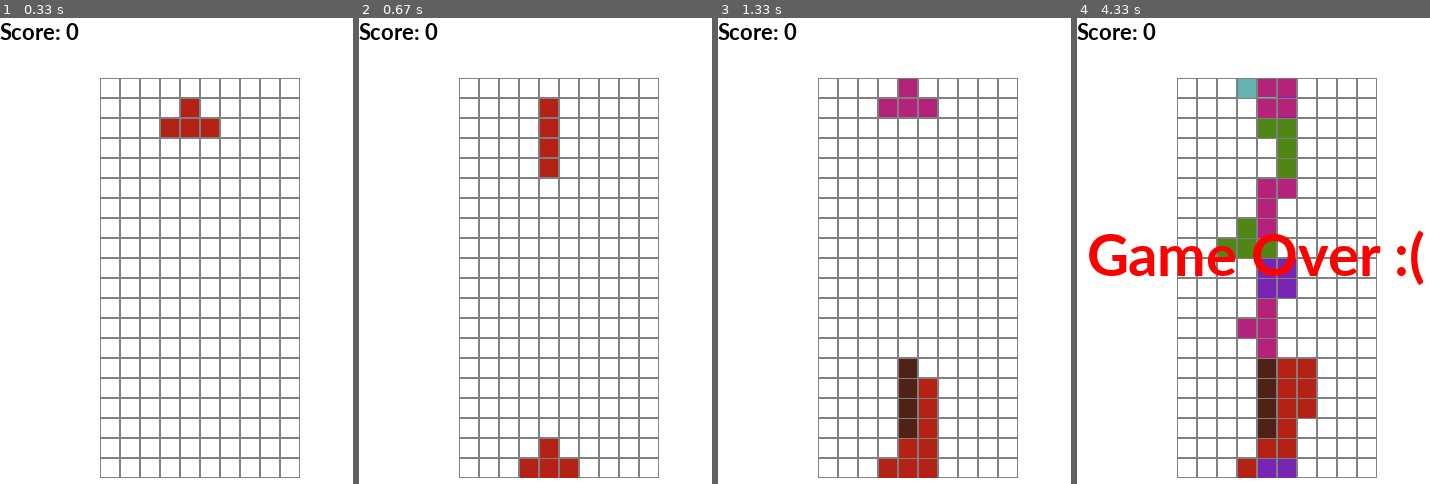
Above: before the commit, frames 1-4 (left to right).
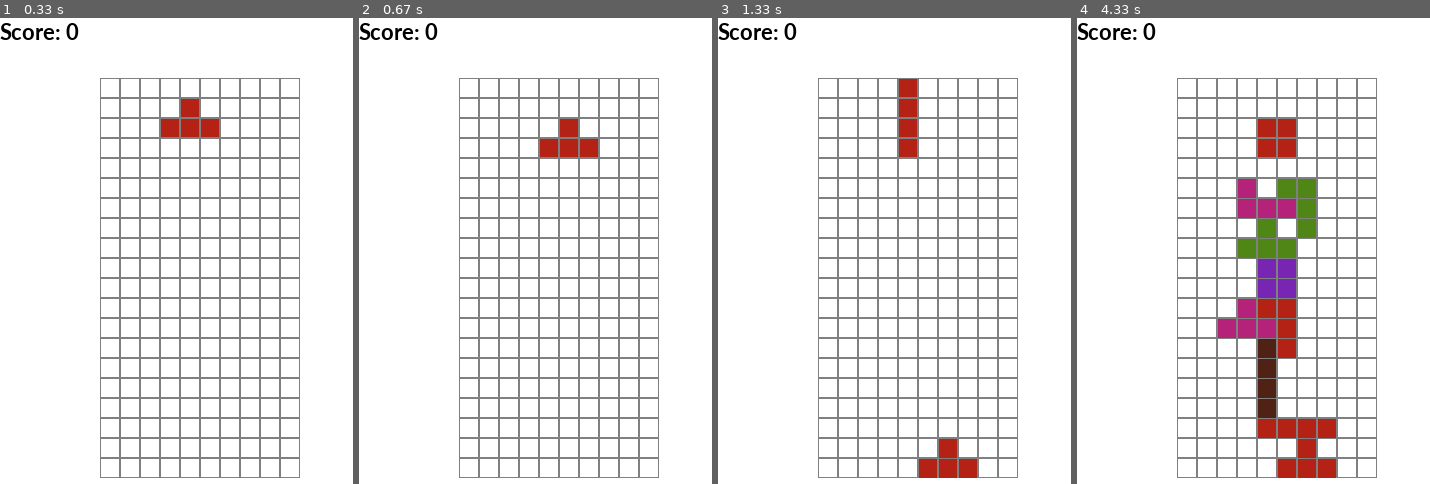
Above: after the commit, the same moments.

Repository: bertrandvidal/tetris-ai
Game: pygame game, started from tetris_ai/game.py
Two runs of this game, one before a commit and one after it. Both use one fixed random seed, a clock stepped at 60 frames per second and the inputs below.
Inputs:
- Up to frame 1 (0.33 s): no input
- Up to frame 2 (0.67 s): hold Space from 0.33 s (still down); hold Right from 0.33 s (still down)
- Up to frame 3 (1.33 s): release Space at 0.8 s; release Right at 0.8 s; hold Right 0.83-1.3 s; tap Space at 0.9, 1.2 s
- Up to frame 4 (4.33 s): hold Up 1.33-1.63 s; tap Space at 1.4, 1.73, 2.03, 2.23, 2.53, 2.8, 3.13, 3.57, 3.97, 4.27 s; hold Right 1.67-2.13 s; hold Left 2.17-2.7 s; hold Down 2.73-3.03 s; hold Left 3.07-3.47 s; hold Up 3.5-3.87 s; hold Right from 3.9 s (still down)

Frame 1 is identical in both runs. In frame 2, 2.0% of the frame differs, in the area x 45-68%, y 17-99%; in frame 3, 4.1%; in frame 4, 13%, in the area x 3-99%, y 13-99%.

Commit message:
Move the "auto scroll down" to the action decider
It's not perfect because it seems to be swallowing some inputs in some
case. Will make the decider return a list of actions rather

Diff:
--- a/tetris_ai/game.py
+++ b/tetris_ai/game.py
@@ -258,21 +258,26 @@
     def __init__(self):
         super().__init__([action for action in Actions])
 
-    def get_action(self, game):
+    def get_action(self, counter, game):
+        action = None
         for event in pygame.event.get():
             if event.type == pygame.KEYDOWN:
                 if event.key == pygame.K_UP:
-                    return Actions.ROTATE
+                    action = Actions.ROTATE
                 if event.key == pygame.K_DOWN:
-                    return Actions.DOWN
+                    action = Actions.DOWN
                 if event.key == pygame.K_LEFT:
-                    return Actions.LEFT
+                    action = Actions.LEFT
                 if event.key == pygame.K_RIGHT:
-                    return Actions.RIGHT
+                    action = Actions.RIGHT
                 if event.key == pygame.K_SPACE:
-                    return Actions.SPACE
+                    action = Actions.SPACE
                 if event.key == pygame.QUIT:
-                    return Actions.QUIT
+                    action = Actions.QUIT
+        # automatically go down if no input
+        if counter % (fps // game.level // 2) == 0:
+            action = Actions.DOWN
+        return action
 
 
 class ActionApplier(object):
@@ -303,13 +308,7 @@
     if counter > 100000:
         counter = 0
 
-    if counter % (fps // game.level // 2) == 0 or pressing_down:
-        if game.state == "start":
-            game.go_down()
-
-    # TODO: if no action it should be go_down if counter % (fps // game.level
-    # // 2) == 0 ...
-    action = decider.get_action(game)
+    action = decider.get_action(counter, game)
     done = applier.apply_action(action, game)
     drawer.render(game)
     clock.tick(fps)
